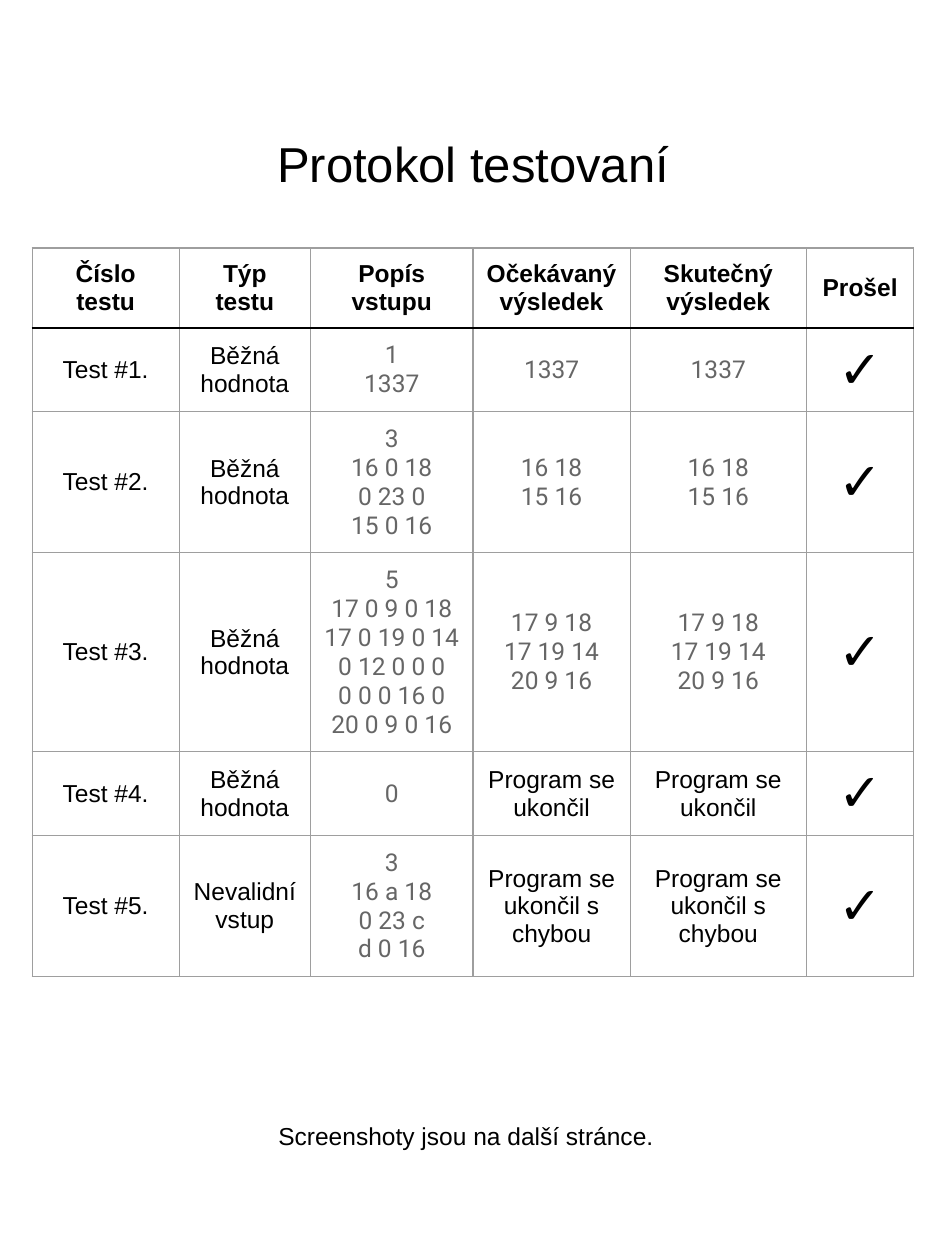
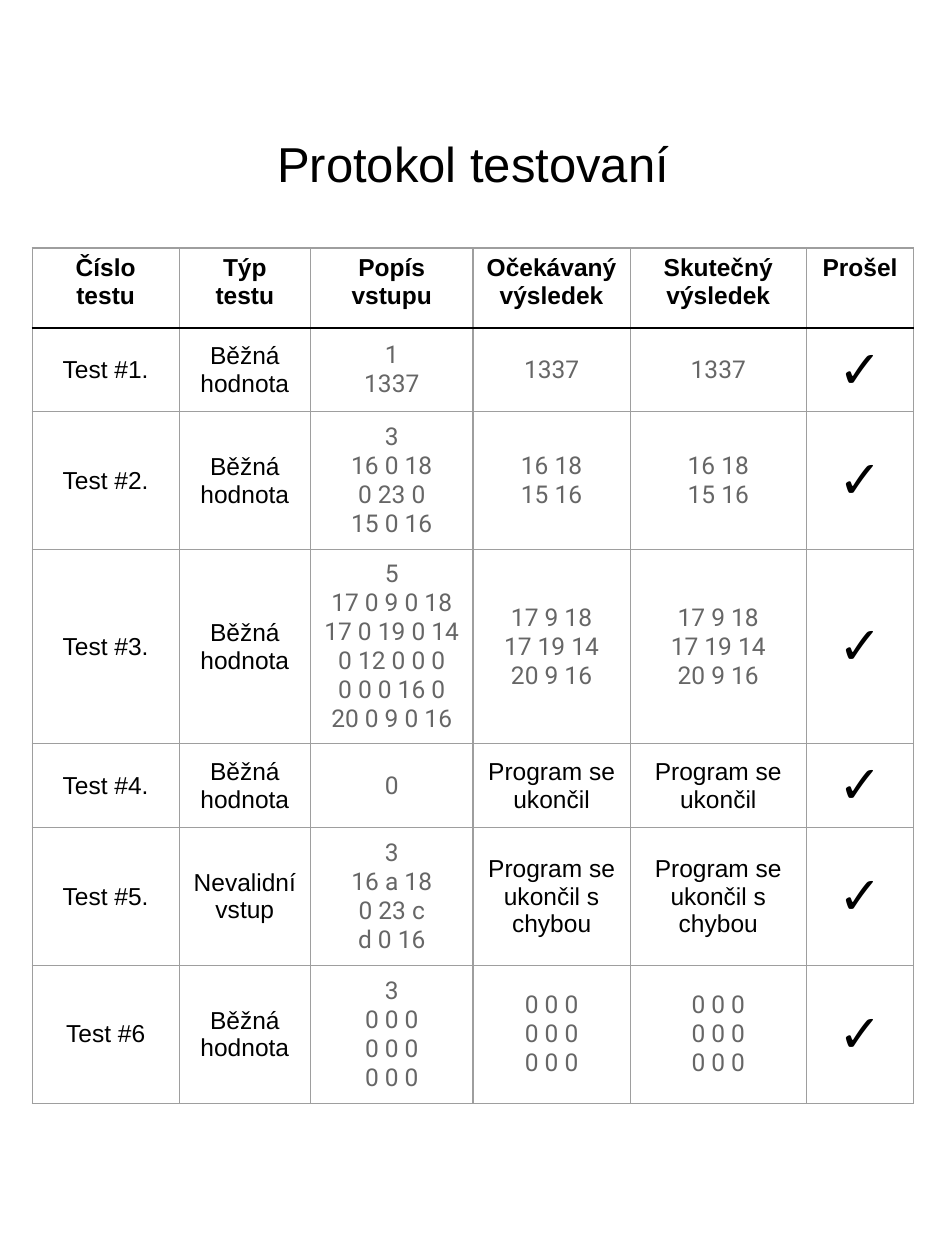
Before and after one commit to dreamscached/24SeminGSemestralProject, a slide deck: slide 5 of doc/src/24SeminGDokumentace.odp (slide 4 before the commit). Drawn at 945x1260 pixels with LibreOffice and Linux fonts; fonts in the diff are those of the drawing. Boxes give left, top, right and bottom in pixels: in the first picture for what was removed or moved away, otherwise in the second. Text is boxed around its words. In the diff, an @@ line names an element or a change of style, - is before the commit and + after.

```diff
--- a/doc/src/24SeminGDokumentace.odp
+++ b/doc/src/24SeminGDokumentace.odp
@@ table at (x1=33, y1=248, x2=915, y2=1104) @@
+row 7: Test #6 | Běžná hodnota | 3 / 0 0 0 0 0 0 0 0 0 | 0 0 0 0 0 0 0 0 0 | 0 0 0 0 0 0 0 0 0 | ✓
@@ text removed at (x1=278, y1=1127, x2=653, y2=1150) @@
-Screenshoty jsou na další stránce.
```
Also in this commit, not shown: 5 other slides changed, 3 slides added, 1 other file.
